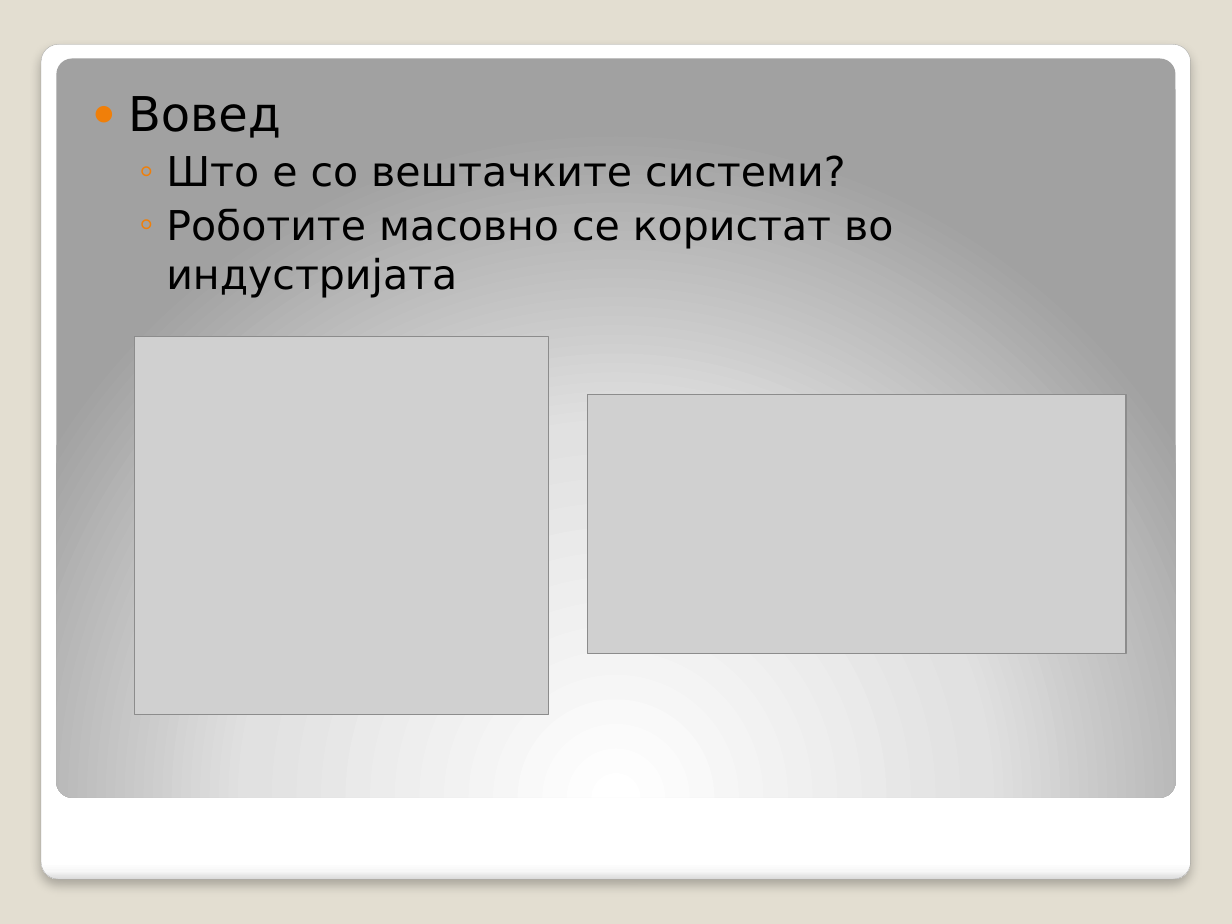
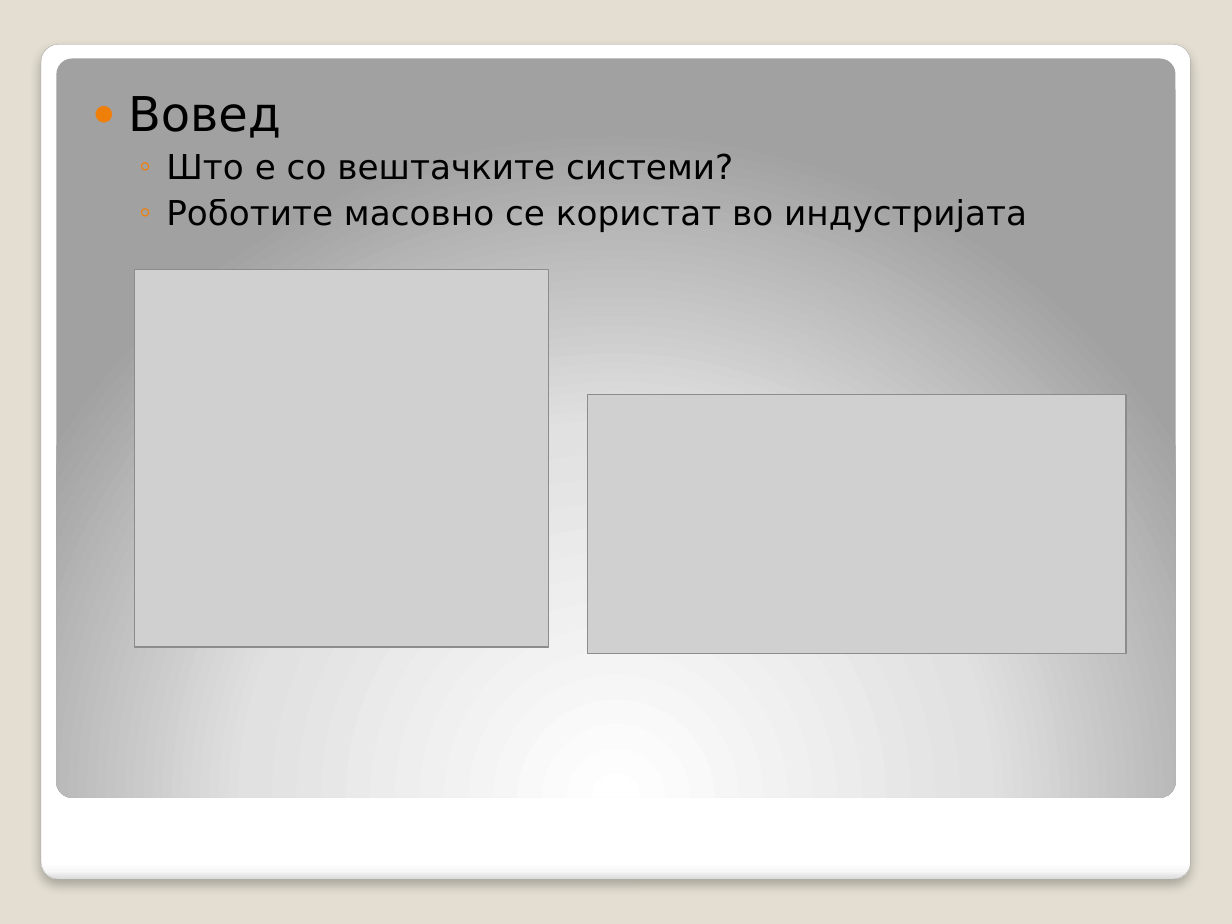
Before and after one commit to decoder015/diplomska, a slide deck: slide 5 of Paper/Компјутерска визија во роботика.pptx. Drawn at 1232x924 pixels with LibreOffice and Linux fonts; fonts in the diff are those of the drawing; grey boxes stand for pictures. Boxes give left, top, right and bottom in pixels: in the first picture for what was removed or moved away, otherwise in the second. Text is boxed around its words. In the diff, an @@ line names an element or a change of style, - is before the commit and + after.

```diff
--- a/Paper/Компјутерска визија во роботика.pptx
+++ b/Paper/Компјутерска визија во роботика.pptx
@@ text at [166, 153, 1027, 232]: size 24 to 20 pt @@
@@ picture: place and size @@
-picture at [134, 336, 548, 715]
+picture at [134, 270, 548, 648]
```
Also in this commit, not shown: 2 other slides changed, 30 slides added, 1 slide removed, 9 other files.
